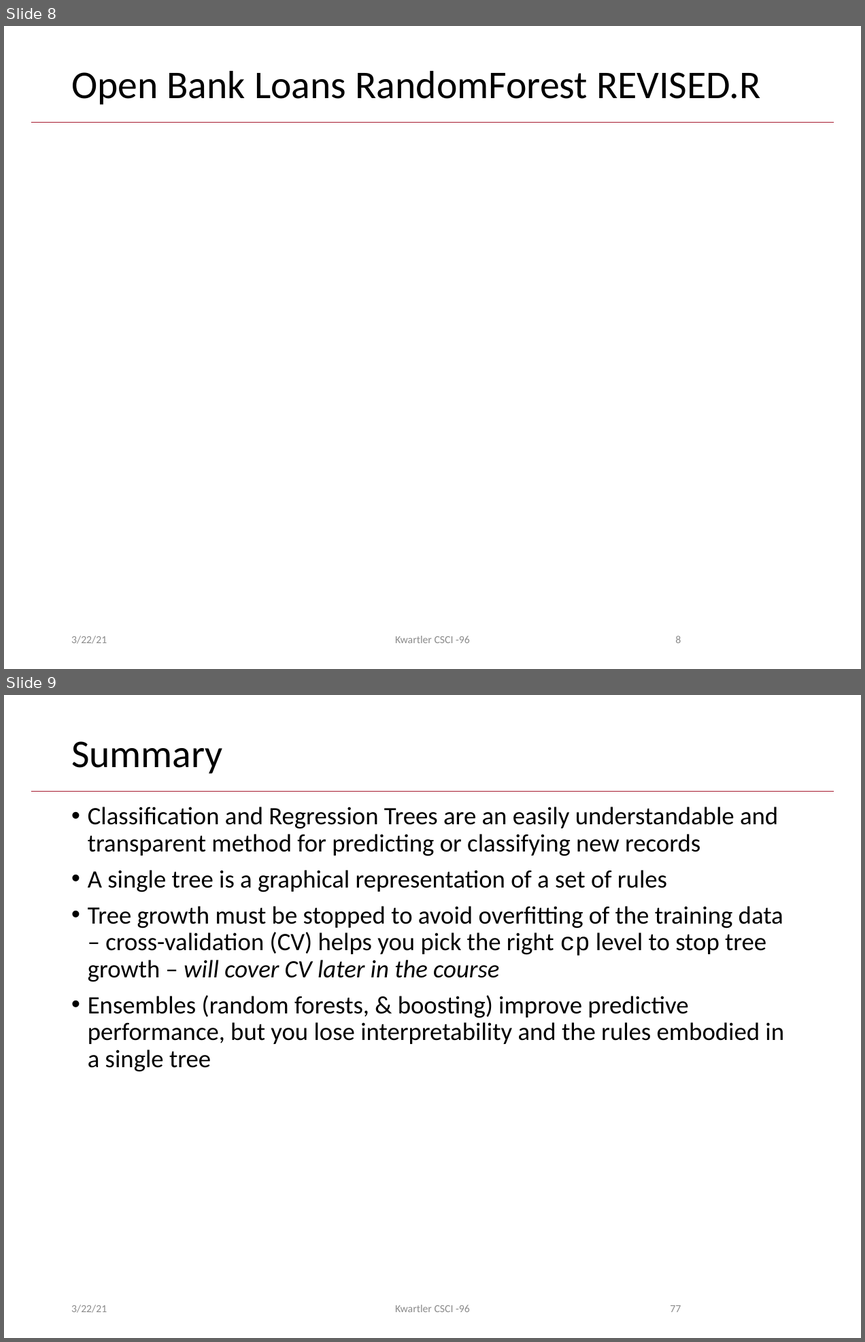
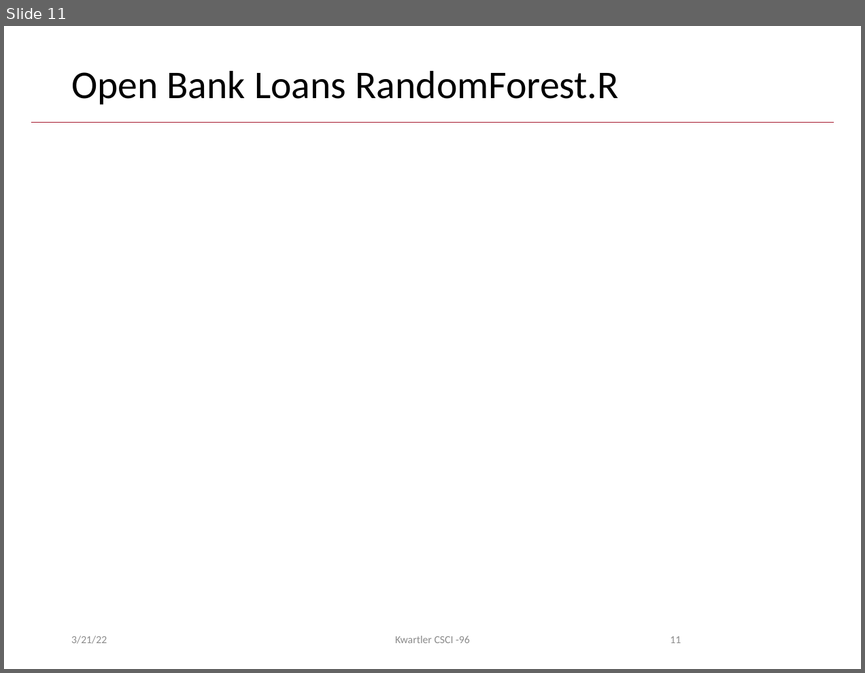
Before and after one commit to kwartler/Harvard_DataMining_Business_Student, a slide deck: Lessons/G_RF_TimeSeries/RandomForests.pptx. Shown one above the other, each under a label of ours: slides 8 and 9 before the commit, slide 11 after it. The pictures are 865x1342 and 865x673 pixels, drawn with LibreOffice and Linux fonts; fonts in the diff are those of the drawing; background and template pictures are left out. Boxes give left, top, right and bottom in pixels: in the first picture for what was removed or moved away, otherwise in the second. Text is boxed around its words. In the diff, an @@ line names an element or a change of style, - is before the commit and + after.

```diff
--- a/Lessons/G_RF_TimeSeries/RandomForests.pptx
+++ b/Lessons/G_RF_TimeSeries/RandomForests.pptx
@@ slide 9 removed at <box>4,695,861,1338</box>, background #FFFFFF; not listed: 1 template element that a slide beside it also shows @@
@@ title removed at <box>71,741,223,774</box> @@
-Summary
@@ text removed at <box>88,807,784,1072</box> @@
-• Classification and Regression Trees are an easily understandable and transparent method for predicting or classifying new records
-• A single tree is a graphical representation of a set of rules
-• Tree growth must be stopped to avoid overfitting of the training data – cross-validation (CV) helps you pick the right cp level to stop tree growth – will cover CV later in the course
-• Ensembles (random forests, & boosting) improve predictive performance, but you lose interpretability and the rules embodied in a single tree
@@ text removed at <box>71,1304,107,1312</box> @@
-3/22/21
@@ text removed at <box>395,1304,470,1312</box> @@
-Kwartler CSCI -96
@@ text removed at <box>670,1305,681,1312</box> @@
-77
@@ what was slide 8 is now slide 11 @@
@@ slide 11 changed as well @@
@@ title at <box>71,71,618,105</box>: text changed @@
-Open Bank Loans RandomForest REVISED.R
+Open Bank Loans RandomForest.R
@@ text at <box>71,635,107,643</box>: text changed @@
-3/22/21
+3/21/22
@@ page number at <box>670,636,681,643</box>: text changed @@
-8
+11
```
Also in this commit, not shown: 8 other slides changed, 3 slides added, 11 other files.
